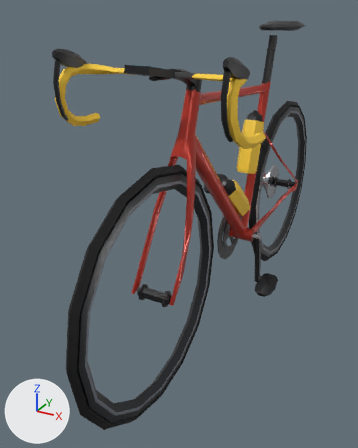
A saved change to the glTF model apps/client/public/models/bike_climb_lod1.glb.
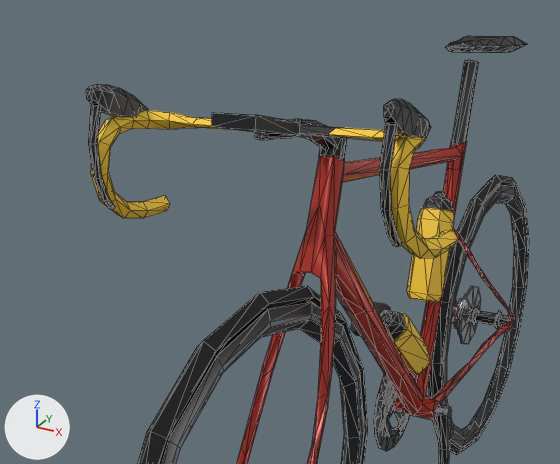
Old and new are each drawn whole from a 50 mm lens placed at (0.574, -1.506, 1.005), pointed at (-0.133, -0.221, 0.363) and again close up on the part from 1% to 91% of the width and 0% to 60% of the height. The lights are fixed; the arrows at lower left show +X, +Y and +Z. The older version's two pictures come first. The close-ups show mesh edges as thin lines. Where no turn or scale is listed for an object, it has been applied to the vertices. Vertices at exactly the same position are counted once.

Names of what the first close-up shows: 'crankset', 'frame', 'wheel_front', 'wheel_rear' and 1 more.
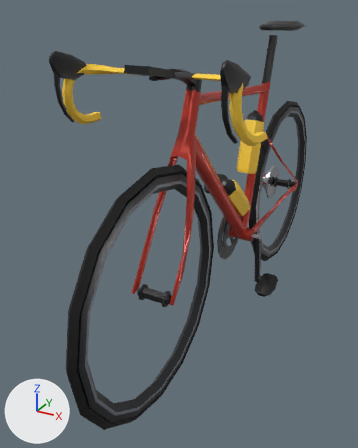
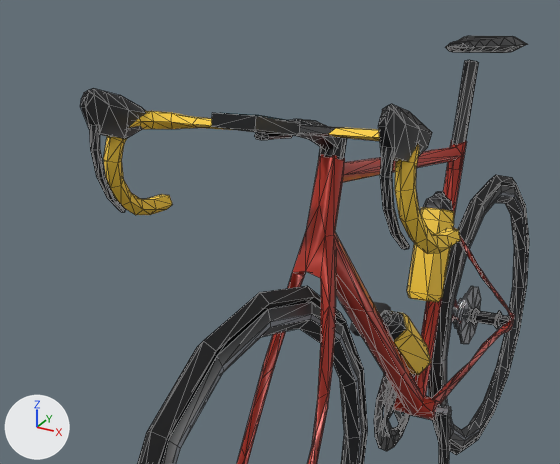
Edits to the bpy script that builds the scene:
```text
Change me_frame:
    used by ob_frame; location = (0.0, 0.0, 0.0)
    remove me_frame.from_pydata(...)  # 761 vertices, 1466 faces; spans x -0.23..0.232, y -0.66..0.422, z 0.246..0.959
    add me_frame.from_pydata(...)  # 751 vertices, 1446 faces; spans x -0.233..0.233, y -0.667..0.422, z 0.246..0.959
    me_frame part 1: the loose piece of 32 vertices spanning x 0.194..0.21, y -0.66..-0.623, z 0.764..0.897 is rebuilt with 32 vertices and now spans x 0.194..0.211, y -0.658..-0.602, z 0.755..0.875
    me_frame part 2: the loose piece of 32 vertices spanning x 0.186..0.214, y -0.655..-0.553, z 0.874..0.921 is rebuilt with 27 vertices and now spans x 0.186..0.214, y -0.667..-0.555, z 0.852..0.917
    me_frame part 3: the loose piece of 32 vertices spanning x -0.21..-0.194, y -0.66..-0.623, z 0.764..0.897 is rebuilt with 32 vertices and now spans x -0.211..-0.194, y -0.658..-0.602, z 0.755..0.875
    me_frame part 4: the loose piece of 32 vertices spanning x -0.214..-0.186, y -0.655..-0.553, z 0.874..0.921 is rebuilt with 27 vertices and now spans x -0.214..-0.186, y -0.667..-0.555, z 0.852..0.917
    me_frame part 5
    6 vertices are removed from x -0.045..0.007, y -0.462..-0.313, z 0.557..0.665
    28 faces are deleted
    3 vertices are added at (-0.041, -0.45, 0.613), (-0.001, -0.463, 0.666), (0.006, -0.329, 0.573)
    22 new faces join them, mat_frame (red #c0392b)
    me_frame part 6
    14 vertices are removed from x -0.065..0.012, y 0.024..0.341, z 0.276..0.628
    66 faces are deleted
    7 vertices are added at x -0.06..0.011, y 0.056..0.338, z 0.285..0.615
    52 new faces join them, mat_frame (red #c0392b)
    me_frame part 7
    12 vertices are removed from x -0.23..0.232, y -0.497, z 0.735..0.759
    30 faces are deleted
    90 vertices move from x -0.229..0.231, y -0.649..-0.522, z 0.735..0.886 to x -0.23..0.23, y -0.626..-0.521, z 0.743..0.883
    22 vertices are added at x -0.233..0.233, y -0.529..-0.49, z 0.736..0.758
    50 new faces join them, mat_bar_tape (yellow #ffd23f)
```

Location of each change, (x1, y1, x2, y2) in pixels of the close-ups (560 x 464 px; the box of a moved part takes in the faces that stretch with it):
'frame', reshaped: before (86, 36, 527, 464); after (80, 36, 527, 464)
part 1 of me_frame, rebuilt (30% wider, 16% shorter): before (379, 124, 401, 247); after (380, 147, 409, 250)
part 2 of me_frame, rebuilt (12% wider, 48% taller): before (383, 99, 431, 138); after (378, 104, 432, 162)
part 3 of me_frame, rebuilt (36% wider, 16% shorter): before (88, 105, 115, 209); after (89, 125, 126, 212)
part 4 of me_frame, rebuilt (6% wider, 53% taller): before (86, 84, 148, 117); after (80, 88, 146, 139)
part 5 of me_frame, moved or reshaped: (293, 206, 377, 351) in both
part 6 of me_frame, moved or reshaped (mostly hidden): (414, 145, 466, 384) in both
part 7 of me_frame, moved or reshaped: before (91, 110, 459, 258); after (103, 111, 461, 254)
